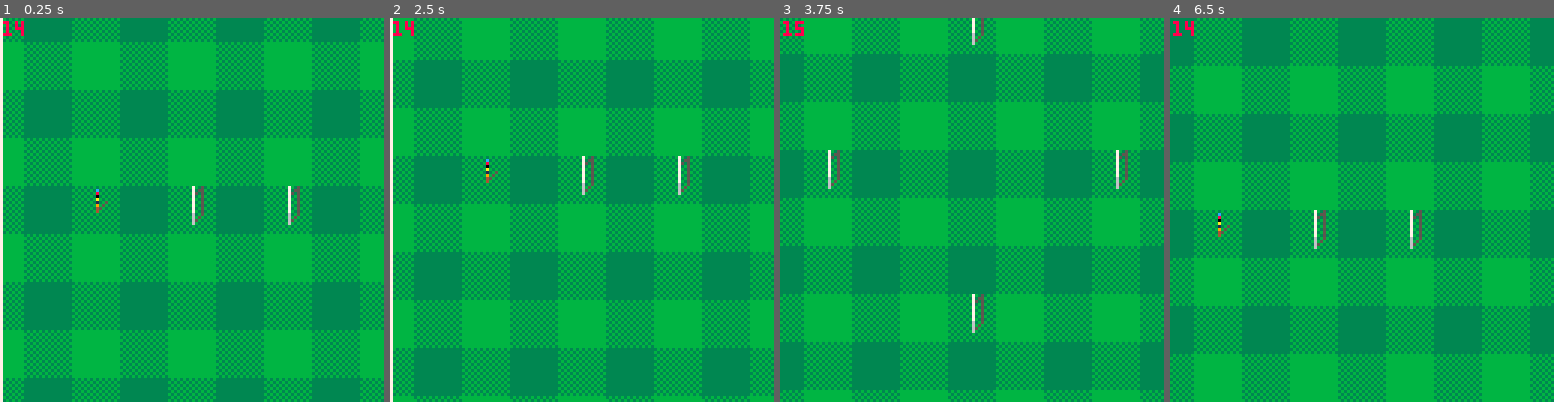
Above: before the commit, frames 1-4 (left to right).
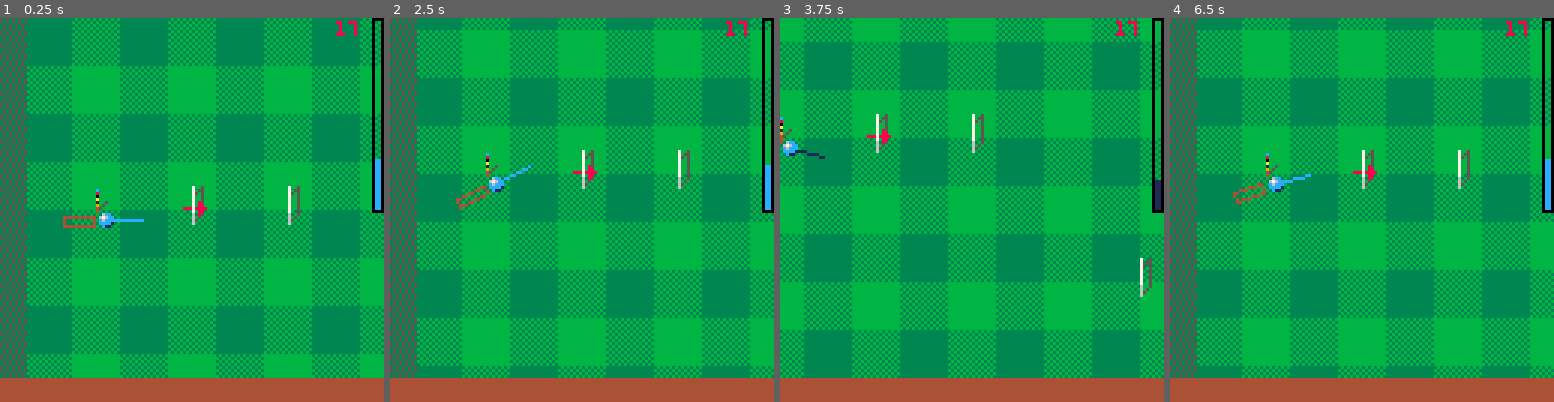
Above: after the commit, the same moments.

Repository: Joeltronics/croqu-8
Game: PICO-8 cartridge croquet.p8
Two runs of this game, one before a commit and one after it. Both use one fixed random seed, a clock stepped at 60 frames per second and the inputs below.
Inputs:
- Up to frame 1 (0.25 s): no input
- Up to frame 2 (2.5 s): tap O (Z key) at 0.33, 0.7, 1.43, 2.22 s; tap X (X key) at 1.07, 2.07, 2.4 s; hold Left 1.97-2.37 s; hold Down from 2.42 s (still down)
- Up to frame 3 (3.75 s): tap X (X key) every 0.33 s from 2.73 to 3.73 s; release Down at 2.82 s; hold Right 2.87-3.53 s; tap O (Z key) at 3.1 s; hold Up from 3.58 s (still down)
- Up to frame 4 (6.5 s): tap O (Z key) at 3.98, 4.87, 5.75 s; tap X (X key) every 0.33 s from 4.07 to 6.4 s; release Up at 4.08 s; hold Right 4.13-4.53 s; hold Down 4.58-5.08 s; hold Left 5.13-5.8 s; hold Up 5.85-6.18 s; hold Left from 6.23 s (still down)

The runs differ from the first frame. In frame 1, 33% of the frame differs, in the area x 0-100%, y 0-100%; in frame 2, 30%; in frame 3, 54%; in frame 4, 55%.

Commit message:
More work

Diff:
--- a/croquet.p8
+++ b/croquet.p8
@@ -5,18 +5,18 @@
 -- License: CC BY-NC-SA 4.0
 
 --
--- Debug options
---
-
--- DEBUG_NO_DRAW_TOPS = true
--- DEBUG_DRAW_DOTS = true
-
---
 -- Consts
 --
 
+STATUS_BAR_HEIGHT = 8
+
+ROUGH = 8
+ROUGH_FILLP = 0b0101010110101010
+-- ROUGH_COLOR = 0x34
+ROUGH_COLOR = 0x35
+
 -- WIDTH, HEIGHT = 256, 128
-WIDTH, HEIGHT = 384, 192
+WIDTH, HEIGHT = 384 + 2*ROUGH, 192+2*ROUGH
 
 CX = WIDTH \ 2
 CY = HEIGHT \ 2
@@ -37,14 +37,14 @@
 	{WIDTH - W2X, CY},
 	{WIDTH - W1X, CY},
 	{WIDTH - PX, CY, pole=true},
-	{WIDTH - W1X, CY, hidden=true},
-	{WIDTH - W2X, CY, hidden=true},
-	{WIDTH - W3X, WY},
-	{CX, CY, hidden=true},
-	{W3X, WY},
-	{W2X, CY, hidden=true},
-	{W1X, CY, hidden=true},
-	{PX, CY, pole=true, hidden=true},
+	{WIDTH - W1X, CY, reverse=true, hidden=true},
+	{WIDTH - W2X, CY, reverse=true, hidden=true},
+	{WIDTH - W3X, WY, reverse=true},
+	{CX, CY, reverse=true, hidden=true},
+	{W3X, WY, reverse=true},
+	{W2X, CY, reverse=true, hidden=true},
+	{W1X, CY, reverse=true, hidden=true},
+	{PX, CY, reverse=true, pole=true, hidden=true},
 }
 
 PALETTES = {
@@ -60,12 +60,26 @@
 	{[8]=9, [2]=4, [14]=10}, -- Orange
 }
 
+SHOT_POWER_COLORS = {1, 12, 11, 10, 9, 8}
+
 --
 -- Globals
 --
 
-camera_x = 0
+balls = {}
+
+player_idx = 1
+
+camera_x = 64
 camera_y = CY
+
+shot_angle = 0
+shot_power = 0.25
+
+moving = false
+
+debug_no_draw_tops = false
+debug_draw_primitives = false
 
 --
 -- Utility functions
@@ -79,161 +93,313 @@
 	return max(minval, min(maxval, val))
 end
 
+function sort_z(items)
+	-- Bubblesort items by z value, or y value if z is not found
+	for idx1 = 1,#items do
+		local any_swapped = false
+		for idx2 = 1,#items-1 do
+			local item1 = items[idx1]
+			local item2 = items[idx2]
+			if ((item1.z or item1.y) < (item2.z or item2.y)) then
+				items[idx1] = item2
+				items[idx2] = item1
+				any_swapped = true
+			end
+		end
+		if (not any_swapped) return
+	end
+end
+
+--
+-- Game
+--
+
+function next_player()
+	player_idx %= 6
+	player_idx += 1
+	local player_ball = balls[player_idx]
+
+	shot_angle = 0
+	shot_power = 0.25
+	moving = false
+end
+
 function _init()
-	balls = {}
-	local idx = 1  -- DEBUG
+	local idx = 0  -- DEBUG
 	for p in all(PALETTES) do
 		idx += 1
 		add(balls, {
-			-- x=nil,
-			-- y=nil,
-			x = idx*8, -- DEBUG
-			y = 16, -- DEBUG
-			vx=0,
-			vy=0,
-			color=p[8],
-			palette=p,
+			-- x = 8 + idx*8, y = CY - 16, -- DEBUG
+			vx=0, vy=0,
+			color=p[8], palette=p,
+			last_wicket_idx=0,
 		})
 	end
+
+	cls()
+	poke(0x5F2D, 1)  -- enable keyboard
+	poke(0x5f36, 0x40)  -- prevent printing at bottom of screen from triggering scroll
 end
 
 function _update60()
 -- function _update()
 
-
-	if (btn(0)) camera_x -= 2  -- left
-	if (btn(1)) camera_x += 2  -- right
-	if (btn(2)) camera_y -= 2  -- up
-	if (btn(3)) camera_y += 2  -- down
+	while stat(30) do
+		local key = stat(31)
+		if (key == '1') debug_draw_primitives = not debug_draw_primitives
+		if (key == '2') debug_no_draw_tops = not debug_no_draw_tops
+	end
+
+	local player_ball, o, x = balls[player_idx], btn(4), btn(5)
+
+	if not (player_ball.x) then
+		-- TODO: check clip, and/or offer different placement options
+		player_ball.x = WICKETS[1][1] + 3
+		player_ball.y = WICKETS[1][2] + 3
+		player_ball.last_wicket_idx = 1
+	end
+
+	if moving then
+
+		-- TODO: physics here
+
+		-- TODO: camera follow whatever ball is moving, even if it's not the player's
+		camera_x = player_ball.x
+		camera_y = player_ball.y
+
+	else
+		if x then
+			if (btn(0)) camera_x -= 4  -- left
+			if (btn(1)) camera_x += 4  -- right
+			if (btn(2)) camera_y -= 4  -- up
+			if (btn(3)) camera_y += 4  -- down
+		else
+			if (btn(0)) shot_angle += 1/256  -- left
+			if (btn(1)) shot_angle -= 1/256  -- right
+			if (btn(2)) shot_power += 1/64  -- up
+			if (btn(3)) shot_power -= 1/64  -- down
+		end
+
+		shot_angle = round((shot_angle * 256) % 256) / 256
+		shot_power = clip_num(shot_power, 0, 1)
+	end
 
 	camera_x = clip_num(camera_x, 64, WIDTH-64)
-	camera_y = clip_num(camera_y, 64, HEIGHT-64)
-…(4 lines of a section not shown)…
+	camera_y = clip_num(camera_y, 64, HEIGHT-64+STATUS_BAR_HEIGHT)
 
 	cpu_update = stat(1)
 end
 
+function shot_power_color()
+	return SHOT_POWER_COLORS[clip_num(flr(shot_power * #SHOT_POWER_COLORS) + 1, 1, #SHOT_POWER_COLORS)]
+end
+
+function line_round(x1, y1, x2, y2, col)
+	line(round(x1), round(y1), round(x2), round(y2), col)
+end
+
+function draw_shot()
+	local player_ball = balls[player_idx]
+	local x, y = player_ball.x, player_ball.y
+	local dx, dy = cos(shot_angle), sin(shot_angle)
+
+	-- Draw line
+
+	line_round(x, y, x + 12*dx, y + 12*dy, shot_power_color())
+
+	-- Draw club
+
+	-- TODO: Haven't worked out a good way to draw this as solid without gaps at
+	-- some angles, so for now just draw outline
+
+	local w, l, d = 1.5, 10, 4 + 5*shot_power*shot_power
+
+	local c = {
+		{ w*dy - d*dx,     -w*dx - d*dy},
+		{ w*dy - (d+l)*dx, -w*dx - (d+l)*dy},
+		{-w*dy - (d+l)*dx,  w*dx - (d+l)*dy},
+		{-w*dy - d*dx,      w*dx - d*dy},
+	}
+
+	for idx=1,4 do
+		line_round(
+			x + c[idx][1],
+			y + c[idx][2],
+			x + c[(idx%4)+1][1],
+			y + c[(idx%4)+1][2],
+			4)
+	end
+end
+
+function draw_shot_power_meter()
+	rectfill(125, 63 - 62*shot_power, 126, 63, shot_power_color())
+	rect(124, 0, 127, 64, 0)
+end
+
 function _draw()
 
-	-- cls(3)
-	cls()
+	local player_ball, sprites, x, y = balls[player_idx], {}
+	local next_wicket = WICKETS[player_ball.last_wicket_idx + 1]
+
 	camera(camera_x - 64, camera_y - 64)
 
-	-- pal({[3]=139,[11]=138}, 1)
-	-- pal({[13]=139,[15]=138}, 1)
-
-	-- fillp(0b0101101001011010)
-	-- rectfill(0, 0, 128, 128, 0x3B)
-
-	-- Draw field
-	for y=0,(HEIGHT\16) do
-		for x=0,(WIDTH\16) do
-			fillp(0b0101101001011010)
-			if (x % 2 == 0 and y % 2 == 1) fillp(0xFFFF)
-			if (x % 2 == 1 and y % 2 == 0) fillp(0x0000)
-			-- rectfill(x*16 - 8, y*16 - 8, x*16 + 8, y*16 + 8, 0x3B)
-			rectfill(x*16 - 8, y*16 - 8, x*16 + 8, y*16 + 8, 0xDF)
-		end
+	for y=0,ceil((HEIGHT-2*ROUGH)/16) do
+		for x=0,ceil((WIDTH-2*ROUGH)/16) do
+			local fp = 0b0101101001011010
+			if (x % 2 == 0 and y % 2 == 0) fp = 0x0000
+			if (x % 2 == 1 and y % 2 == 1) fp = 0xFFFF
+			fillp(fp)
+			local off = ROUGH
+			if (ROUGH < 1) off = -8
+			rectfill(x*16 + off, y*16 + off, x*16 + 16 + off, y*16 + 16 + off, 0xDF)
+		end
+	end
+	if ROUGH > 0 then
+		fillp(ROUGH_FILLP)
+		rectfill(0, 0, WIDTH, ROUGH-1, ROUGH_COLOR)
+		rectfill(0, HEIGHT - ROUGH, WIDTH, HEIGHT, ROUGH_COLOR)
+		rectfill(0, ROUGH, ROUGH, HEIGHT - ROUGH, ROUGH_COLOR)
+		rectfill(WIDTH - ROUGH, ROUGH, WIDTH, HEIGHT - ROUGH, ROUGH_COLOR)
 	end
 	fillp()
 
-	rect(0, 0, WIDTH - 1, HEIGHT - 1, 7)
+	-- Boundary
+	if (ROUGH < 1) rect(0, 0, WIDTH - 1, HEIGHT - 1, 7)
+
+	-- Draw ball shadows
+	-- TODO: Disabled for now, it looks bad with ball palettes that use grey as their dark color
+	-- if not debug_draw_primitives then
+	-- 	for ball in all(balls) do
+	-- 		if ball.x and ball.y then
+	-- 			spr(2, ball.x - 2, ball.y - 4)
+	-- 		end
+	-- 	end
+	-- end
 
 	-- Draw wicket & pole bases
-	palt(0, false)
-	palt(3, true)
-	for w in all(WICKETS) do
-		if not w.hidden then
-			if w.pole then
-				spr(39, w[1]-3, w[2]-7)
-			else
-				local x, y = w[1]-4, w[2]-1
-				spr(17, x, y-8)
-				spr(33, x, y)
-			end
-		end
-	end
-	-- for p in all(POLES) do
-	-- 	-- spr(19, p[1]-4, p[2]-4)
-	-- 	spr(39, p[1]-3, p[2]-7)
-	-- end
-	palt()
-
-	-- TODO: draw arrow on next wicket
-
-	-- TODO: from here down, draw in Y order
-
-	-- Draw balls
-	for ball in all(balls) do
-		if ball.x and ball.y then
-			-- pal(8, ball.color)
-			pal(ball.palette)
-			spr(4, ball.x, ball.y)
-		end
-	end
-	pal()
-
-	-- Draw wicket & pole tops
-	if not DEBUG_NO_DRAW_TOPS then
+	if not debug_draw_primitives then
 		palt(0, false)
 		palt(3, true)
 		for w in all(WICKETS) do
 			if not w.hidden then
 				if w.pole then
-					spr(23, w[1]-3, w[2]-7)
+					spr(39, w[1]-3, w[2]-7)
 				else
-					local x, y = w[1]-4, w[2]-1
-					spr(18, x, y-8)
-					spr(34, x, y)
+					spr(17, w[1]-4, w[2]-9, 1, 2)
 				end
 			end
 		end
-		-- for p in all(POLES) do
-		-- 	-- spr(19, p[1]-4, p[2]-4)
-		-- 	spr(23, p[1]-3, p[2]-7)
-		-- end
 		palt()
 	end
 
-	if DEBUG_DRAW_DOTS then
+	-- Draw arrow on next wicket
+
+	x, y = next_wicket[1], next_wicket[2] - 4
+	if next_wicket.pole then
+		x -= 9
+		if (next_wicket.reverse) x += 11
+		y += 1
+	elseif next_wicket.reverse then
+		x -= 4
+	else
+		x -= 3
+	end
+	spr(3, x, y, 1, 1, next_wicket.reverse)
+
+	-- Draw balls
+	for ball in all(balls) do
+		if ball.x and ball.y then
+			if debug_draw_primitives then
+				circ(ball.x, ball.y, 2, ball.color)
+				line(ball.x, ball.y, ball.x, ball.y, 0)
+			else
+				add(sprites, {idx=1, x=ball.x - 3, y=ball.y-3, pal=ball.palette})
+			end
+		end
+	end
+	pal()
+
+	-- Draw wicket & pole tops
+	if (not debug_no_draw_tops) and (not debug_draw_primitives) then
+		for w in all(WICKETS) do
+			if not w.hidden then
+				if w.pole then
+					add(sprites, {idx=23, x=w[1]-3, y=w[2]-7, palt=3})
+				else
+					add(sprites, {idx=18, x=w[1]-4, y=w[2]-9, h=2, palt=3})
+				end
+			end
+		end
+	end
+
+	if (not moving) draw_shot()
+
+	sort_z(sprites)
+	for s in all(sprites) do
+		pal(s.pal)
+		if (s.palt) then
+			palt(0, false)
+			palt(s.palt, true)
+		else
+			palt()
+		end
+		spr(s.idx, s.x, s.y, s.w or 1, s.h or 1)
+	end
+	palt()
+	pal()
+
+	if debug_draw_primitives then
 		for w in all(WICKETS) do
 			if w.pole then
-				rectfill(w[1], w[2], w[1], w[2], 8)
+				line(w[1], w[2], w[1], w[2], 8)
 			else
-				rectfill(w[1], w[2] - 5, w[1], w[2] - 5, 9)
-				rectfill(w[1], w[2] + 4, w[1], w[2] + 4, 9)
+				line(w[1], w[2] - 5, w[1], w[2] - 5, 9)
+				line(w[1], w[2] + 4, w[1], w[2] + 4, 9)
 			end
 		end
 	end
 
-	-- Set display palette at end, so it doesn't get wiped out by any pal() calls
-	-- pal({[13]=139,[15]=138}, 1)
-	pal({[13]=139,[15]=3}, 1)
-	-- pal({[13]=3,[15]=138}, 1)
-
-
+	-- if (not moving) draw_shot()
+
+	--
+	-- HUD
+	--
 
 	camera()
-	cursor(1, 1, 8)
+	rectfill(0, 128 - STATUS_BAR_HEIGHT, 128, 128, 4)
+
+	if (not moving) draw_shot_power_meter()
+
+	--
+	-- Debug overlays
+	--
+
+	-- cursor(1, 1, 8)
+	cursor(112, 1, 8)
 	-- print('mem:' .. stat(0))
 	local cpu = stat(1)
 	-- local cpu_draw = cpu - cpu_update
 	-- print('cpu:' .. round(cpu * 100) .. '=' .. round(cpu_update * 100) .. '+' .. round(cpu_draw * 100))
 	print(round(cpu * 100))
+
+	--
+	-- Display palette
+	--
+
+	-- pal({[13]=139,[15]=138}, 1)
+	pal({[13]=139,[15]=3}, 1)
+	-- pal({[13]=3,[15]=138}, 1)
 end
 
 __gfx__
-00000000333333333b3b3b3bbbbbbbbb000000003333777777773333333c33330000000000000000000000000000000000000000000000000000000000000000
-0000000033333333b3b3b3b3bbbbbbbb008e88003333733333373333333833330000000000000000000000000000000000000000000000000000000000000000
-00000000333333333b3b3b3bbbbbbbbb08e7e8803333733333373333333033330000000000000000000000000000000000000000000000000000000000000000
-0000000033333333b3b3b3b3bbbbbbbb088e88803333733333373333333a33330000000000000000000000000000000000000000000000000000000000000000
-00000000333333333b3b3b3bbbbbbbbb088888803333733555575553333133530000000000000000000000000000000000000000000000000000000000000000
-0000000033333333b3b3b3b3bbbbbbbb088888203333735333373533333935330000000000000000000000000000000000000000000000000000000000000000
-00000000333333333b3b3b3bbbbbbbbb008222003333753333375333333453330000000000000000000000000000000000000000000000000000000000000000
-0000000033333333b3b3b3b3bbbbbbbb000000003333733333373333333433330000000000000000000000000000000000000000000000000000000000000000
+00000000000000000000000000000000000000003333777777773333333c33330000000000000000000000000000000000000000000000000000000000000000
+0000000000e880000000000000000800000000003333733333373333333833330000000000000000000000000000000000000000000000000000000000000000
+000000000e7e88000000000000000880000000003333733333373333333033330000000000000000000000000000000000000000000000000000000000000000
+0000000008e888000055550088888888000000003333733333373333333a33330000000000000000000000000000000000000000000000000000000000000000
+00000000088882000555555000000880000000003333733555575553333133530000000000000000000000000000000000000000000000000000000000000000
+00000000008220000555555000000800000000003333735333373533333935330000000000000000000000000000000000000000000000000000000000000000
+00000000000000000055550000000000000000003333753333375333333453330000000000000000000000000000000000000000000000000000000000000000
+00000000000000000000000000000000000000003333733333373333333433330000000000000000000000000000000000000000000000000000000000000000
 33333333333333333333333333333333333333333333777777773333333c33330000000000000000000000000000000000000000000000000000000000000000
 33337335333333353333733333333333333333333333733333373333333833330000000000000000000000000000000000000000000000000000000000000000
 33337355333333553333733333333333333333333333733333373333333033330000000000000000000000000000000000000000000000000000000000000000
